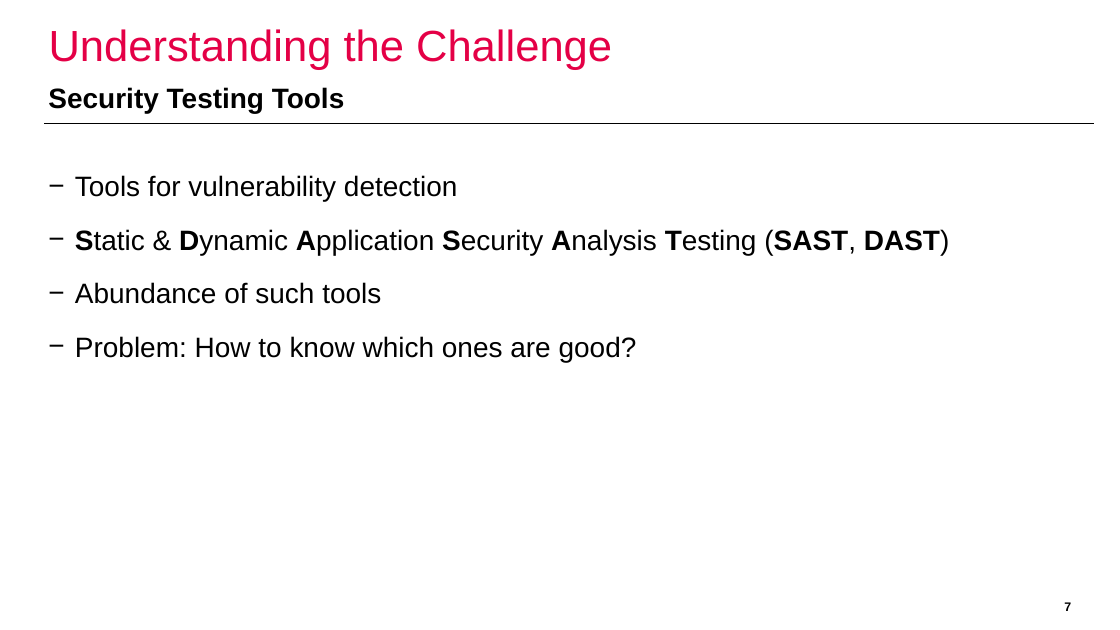
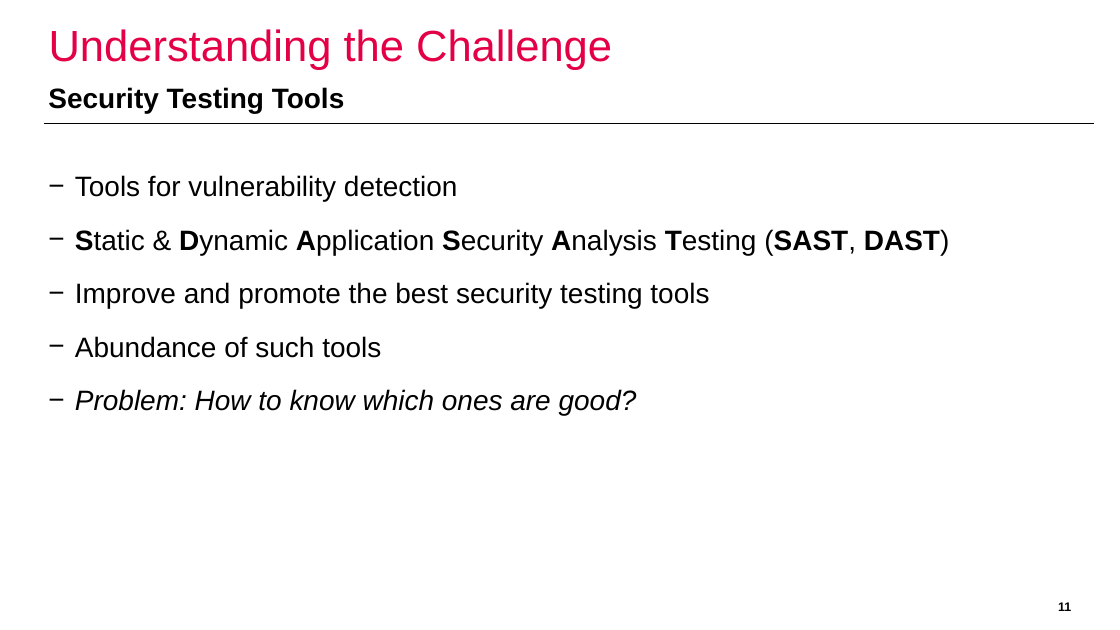
Before and after one commit to domi-cmd/Reference_Application_for_OWASP_MASTG, a slide deck: slide 11 of dev_documents/presentation/ba_thesis_presentation_kronig.pptx (slide 7 before the commit). Drawn at 1120x630 pixels with LibreOffice and Linux fonts; fonts in the diff are those of the drawing; background and template pictures are left out. Boxes give left, top, right and bottom in pixels: in the first picture for what was removed or moved away, otherwise in the second. Text is boxed around its words. In the diff, an @@ line names an element or a change of style, - is before the commit and + after.

```diff
--- a/dev_documents/presentation/ba_thesis_presentation_kronig.pptx
+++ b/dev_documents/presentation/ba_thesis_presentation_kronig.pptx
@@ text at (x1=75, y1=282, x2=709, y2=308): paragraph added @@
+− Improve and promote the best security testing tools
@@ text at (x1=75, y1=389, x2=637, y2=415): italic on in "Problem: How to know which ones are ..." @@
@@ page number at (x1=1058, y1=602, x2=1071, y2=611): text changed @@
-7
+11
```
Also in this commit, not shown: 5 other slides changed, 5 slides added, 1 slide removed.
